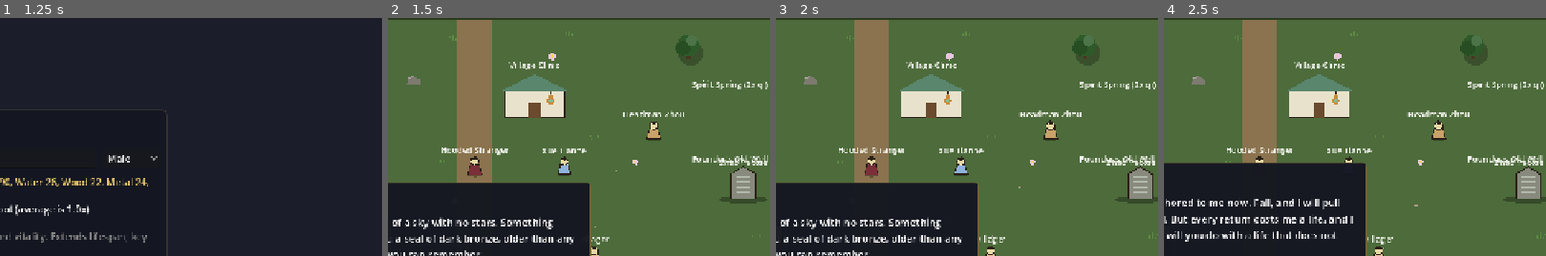
Above: before the commit, frames 1-4 (left to right).
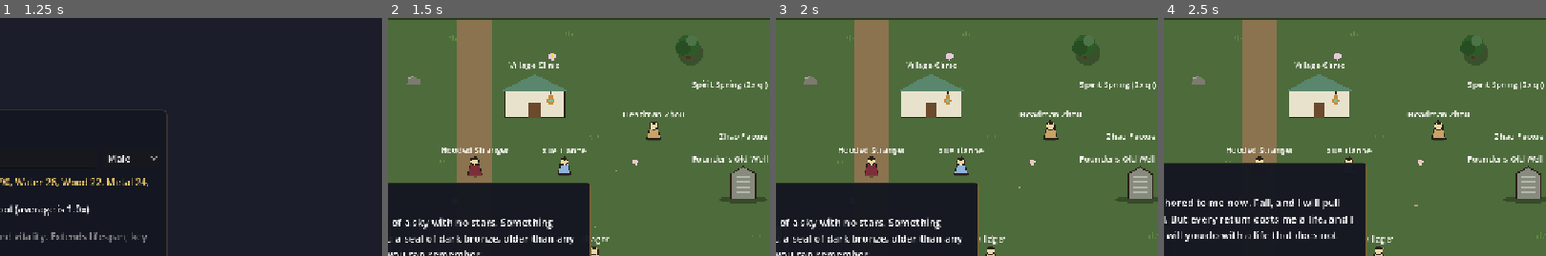
Above: after the commit, the same moments.

Repository: samridghimire/cultivation-game
Game: Godot game, scene res://src/ui/main_menu.tscn
Same seed, same stepped clock (60 frames per second), same inputs: the game is played once before the commit and once after it.
Inputs:
- Up to frame 1 (1.25 s): click "New Game" at 0.5 s
- Up to frame 2 (1.5 s): click "Begin" at 1.25 s
- Up to frame 3 (2 s): no input
- Up to frame 4 (2.5 s): click "Reach for it." at 2 s
The pictures show only the part of the screen within x 50-100%, y 0-50%; the shares and areas given below are measured in that part.

Frame 1 is identical in both runs. In frame 2, 0.3% of the frame differs, in the area x 86-100%, y 48-62%; in frame 3, 0.3%; in frame 4, 0.3%.

Commit message:
[WU-281] Labels pushed together by the screen-edge clamp stop overlapping
Interactable.screen_lift + drawn_label_rect + spread_on_screen; world.gd calls it after building the region and whenever the camera moves.
hud_arrival.png at 1280x800 (screenshots/first_hour): Founder's Old Well and Wanyan Fengwu/Spirit Spring labels at the right edge are both readable. The 1280x720 re-run was not done.

Follow-ups: re-run tests/sim/screenshot_first_hour.gd at 1280x720.

Co-Authored-By: Claude Sonnet 5.5 <noreply@anthropic.com>
Claude-Session: https://claude.ai/code/session_01C5DqWhzjixjJhrJbZtzn4M

Diff:
--- a/src/world/interactables/interactable.gd
+++ b/src/world/interactables/interactable.gd
@@ -35,6 +35,8 @@
 var _label_node: Node2D
 ## The top hint names this place: a gold "!" is drawn above its label (WU-280).
 var hinted := false
+## Added to the label's y (and badge) by spread_on_screen when the screen-edge clamp made it overlap (WU-281).
+var screen_lift := 0.0
 
 
 func _ready() -> void:
@@ -174,6 +176,37 @@
 	return not is_target
 
 
+## The rect the label is drawn at in the parent's coordinates once clamped inside `view` (WU-281).
+func drawn_label_rect(view: Rect2) -> Rect2:
+	var rect := label_rect()
+	rect.position.x = clamp_label_left(rect.position.x, rect.size.x, view.position.x, view.end.x)
+	rect.position.y += screen_lift
+	return rect
+
+
+## Lifts labels (in order) whose screen-clamped rects overlap an earlier one; `view` is the visible
+## area in the nodes' parent coordinates. Redraws the labels that moved (WU-281).
+static func spread_on_screen(nodes: Array, view: Rect2) -> void:
+	var placed: Array[Rect2] = []
+	for node: Interactable in nodes:
+		var before := node.screen_lift
+		node.screen_lift = 0.0
+		var rect := node.drawn_label_rect(view)
+		for _i in 6:
+			var hit := false
+			for other in placed:
+				if rect.intersects(other):
+					hit = true
+					break
+			if not hit:
+				break
+			node.screen_lift -= rect.size.y + 2.0
+			rect = node.drawn_label_rect(view)
+		placed.append(rect)
+		if node.screen_lift != before:
+			node._redraw_label()
+
+
 ## Shifts labels sideways so none sticks out past `bounds` (WU-160).
 static func clamp_labels(nodes: Array, bounds: Rect2, margin: float = 6.0) -> void:
 	for node: Interactable in nodes:
@@ -250,14 +283,14 @@
 		left = clamp_label_left(left, text_width, view.position.x, view.end.x)
 	if hinted:
 		# A gold badge with a dark "!" above the label.
-		var center := Vector2(left + text_width / 2.0, -size.y / 2.0 - 8.0 + label_offset.y - LABEL_FONT_SIZE - 10.0)
+		var center := Vector2(left + text_width / 2.0, -size.y / 2.0 - 8.0 + label_offset.y + screen_lift - LABEL_FONT_SIZE - 10.0)
 		_label_node.draw_circle(center, 10.0, UIStyle.ACCENT)
 		_label_node.draw_arc(center, 10.0, 0.0, TAU, 24, Color(0.1, 0.08, 0.04), 1.5)
 		var mw := font.get_string_size("!", HORIZONTAL_ALIGNMENT_LEFT, -1, 16).x
 		_label_node.draw_string(font, center + Vector2(-mw / 2.0, 6.0), "!", HORIZONTAL_ALIGNMENT_LEFT, -1, 16, Color(0.1, 0.08, 0.04))
 	if not label_visible(highlighted):
 		return
-	_label_node.draw_string(font, Vector2(left, -size.y / 2.0 - 8.0 + label_offset.y), text, HORIZONTAL_ALIGNMENT_LEFT, -1, LABEL_FONT_SIZE, label_color())
+	_label_node.draw_string(font, Vector2(left, -size.y / 2.0 - 8.0 + label_offset.y + screen_lift), text, HORIZONTAL_ALIGNMENT_LEFT, -1, LABEL_FONT_SIZE, label_color())
 
 
 ## A small diamond in the top-right corner of artifact anchor places: hollow
--- a/src/world/world.gd
+++ b/src/world/world.gd
@@ -64,6 +64,7 @@
 	_build_npcs()
 	_build_bounds()
 	_limit_camera()
+	_spread_on_screen()
 	var hud := get_node_or_null("HUD")
 	if hud != null:
 		hud.hints_changed.connect(_mark_hinted.bind(hud))
@@ -331,6 +332,16 @@
 	for node in get_children():
 		if node is Interactable:
 			(node as Interactable).camera_moved()
+	_spread_on_screen()
+
+
+## Lifts labels that the screen-edge clamp pushed together (WU-281).
+func _spread_on_screen() -> void:
+	if not is_inside_tree():
+		return
+	var nodes: Array = get_children().filter(func(n: Node) -> bool: return n is Interactable)
+	var view := get_canvas_transform().affine_inverse() * get_viewport_rect()
+	Interactable.spread_on_screen(nodes, view)
 
 
 func _limit_camera() -> void:
--- a/tests/unit/test_first_hour_labels.gd
+++ b/tests/unit/test_first_hour_labels.gd
@@ -160,3 +160,23 @@
 	n.set_hinted(false)
 	assert_false(n.hinted)
 	n.free()
+
+
+func test_spread_on_screen_lifts_labels_the_edge_clamp_pushed_together() -> void:
+	var view := Rect2(0, 0, 400, 400)
+	var a := _npc("Founder's Old Well Keeper", Vector2(395, 200))
+	var b := _npc("Dongfang Beichen", Vector2(190, 200))
+	assert_false(a.label_rect().intersects(b.label_rect()), "world rects start apart")
+	a.label_offset.x = 0.0
+	Interactable.spread_on_screen([a, b], view)
+	assert_false(a.drawn_label_rect(view).intersects(b.drawn_label_rect(view)), "drawn rects overlap")
+	assert_true(b.screen_lift < 0.0 or a.screen_lift < 0.0)
+
+
+func test_spread_on_screen_leaves_central_labels_alone() -> void:
+	var view := Rect2(0, 0, 1000, 800)
+	var a := _npc("Aa", Vector2(300, 300))
+	var b := _npc("Bb", Vector2(600, 300))
+	Interactable.spread_on_screen([a, b], view)
+	assert_eq(a.screen_lift, 0.0)
+	assert_eq(b.screen_lift, 0.0)
